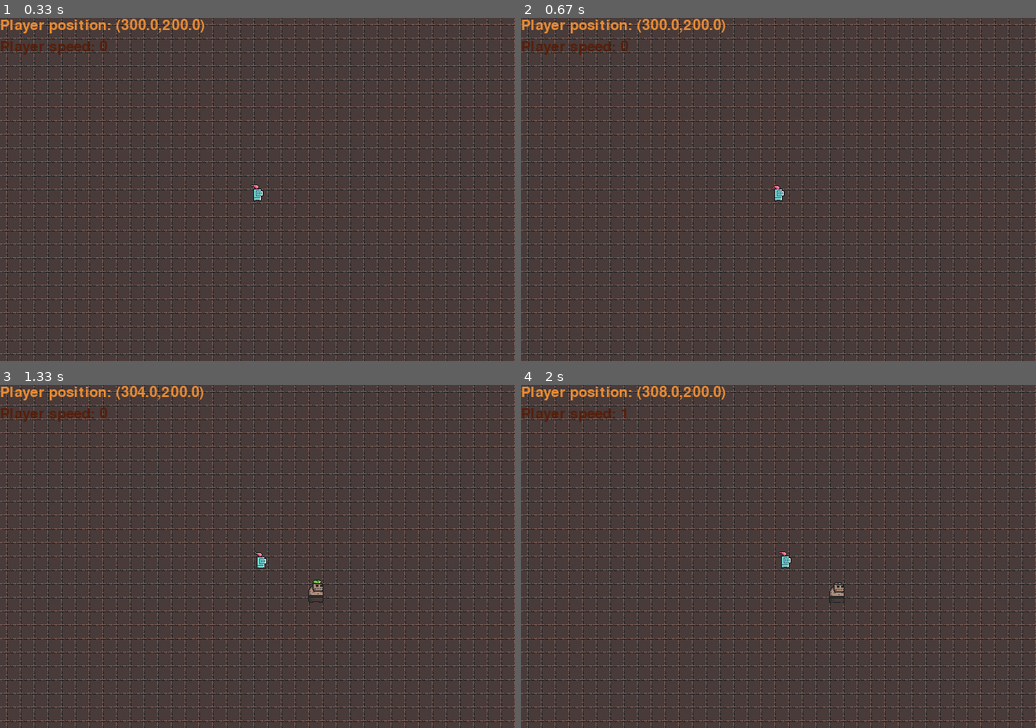
Above: before the commit, frames 1-4 (two rows, left to right).
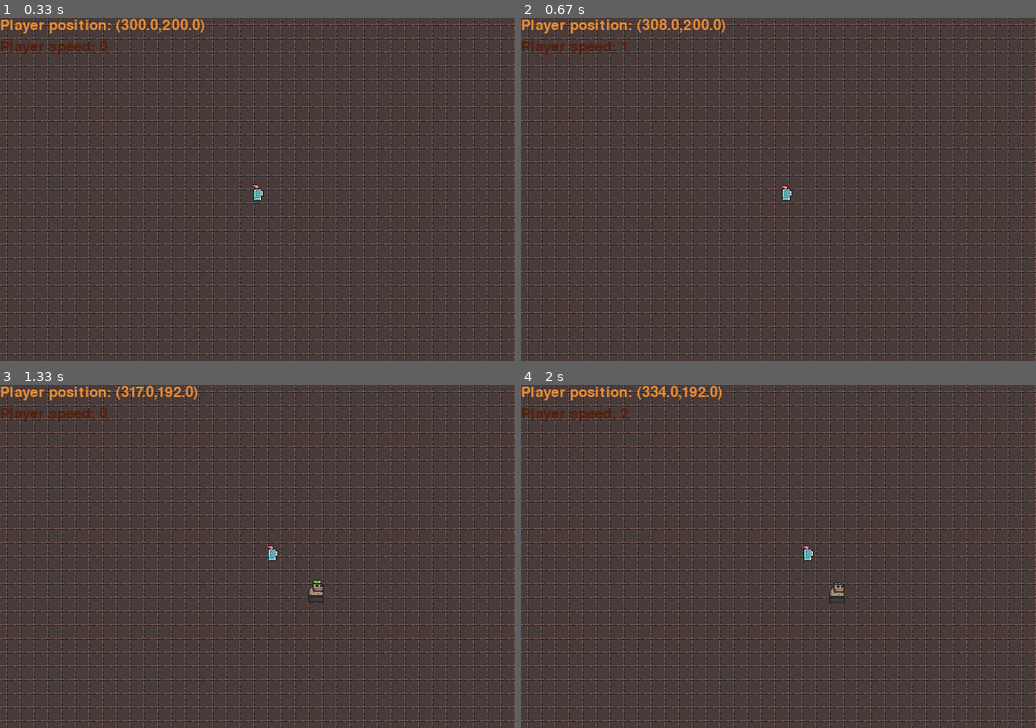
Above: after the commit, the same moments.

Repository: YoungTeurus/PYGame_Tutuorial
Game: pygame game, started from __main__.py
Same seed, same stepped clock (60 frames per second), same inputs: the game is played once before the commit and once after it.
Inputs (mouse positions are in pixels of both pictures, inside the frame that each line leads up to):
- Up to frame 1 (0.33 s): no input
- Up to frame 2 (0.67 s): hold D from 0.33 s (still down); move the mouse to (757, 203) at 0.37 s
- Up to frame 3 (1.33 s): release D at 0.8 s; hold W 0.83-1.13 s; press the mouse at (314, 587) at 1.2 s; move the mouse to (350, 515) at 1.3 s
- Up to frame 4 (2 s): release the mouse at (907, 443) at 1.43 s; hold D 1.5-1.97 s

Frame 1 is identical in both runs. In frame 2, 0.2% of the frame differs, in the area x 19-53%, y 0-54%; in frame 3, 0.5%, in the area x 25-54%, y 0-54%; in frame 4, 0.5%.

Commit message:
Рефакторинг удался(?), работа над парсером

Diff:
--- a/Objects.py
+++ b/Objects.py
@@ -1,9 +1,25 @@
 import random
 import pygame
+import inspect
+import os
+import sys
+import re
+
+from __main__ import window_w, window_h
+
+
+# Возвращает путь до папки скрипта
+def get_script_dir(follow_symlinks=True):
+    if getattr(sys, 'frozen', False):  # py2exe, PyInstaller, cx_Freeze
+        path = os.path.abspath(sys.executable)
+    else:
+        path = inspect.getabsfile(get_script_dir)
+    if follow_symlinks:
+        path = os.path.realpath(path)
+    return os.path.dirname(path)
+
 
 # Настройки
-from __main__ import window_w, window_h
-
 ticks_before_change_frame = 5  # Сколько тиков должно пройти перед сменой кадра
 
 
@@ -60,7 +76,7 @@
         pass
 
     def __str__(self):
-        return "(WorldObject,({x},{y}))".format(**{'x': self.x,
+        return "(WorldObject;({x},{y}))".format(**{'x': self.x,
                                                    'y': self.y})
 
 
@@ -71,10 +87,18 @@
     need_to_scale = False
     looking_left = False
 
-    def __init__(self, surface, x, y, image, size=None):
+    def __init__(self, surface, x, y, image_location=None, size=None):
         WorldObject.__init__(self, surface, x, y)
         pygame.sprite.Sprite.__init__(self)
-        self.image = image
+        # self.image = image_location
+        self.image_location = None
+        if image_location is not None:  # Такое может произойти только при загрузке наследующих классов
+            self.image_location = image_location
+            path_to_image = get_script_dir() + image_location
+            try:
+                self.image = pygame.image.load(path_to_image)
+            except pygame.error:
+                print("Can't find {} !".format(path_to_image))
         self.rect = self.image.get_rect()
         self.rect.x += int(self.x)
         self.rect.y += int(self.y)
@@ -113,15 +137,35 @@
             return True
         return False
 
+    def __str__(self):
+        return "(SpritedObject;({x},{y});{image_location}; ({w},{h}))".format(**{'x': self.x,
+                                                                                 'y': self.y,
+                                                                                 'image_location': self.image_location,
+                                                                                 'w': self.w,
+                                                                                 'h': self.h}
+                                                                              )
+
 
 # Класс объекта с анимацией
 class AnimatedObject(SpritedObject):
     frame = 0
     timer = 0
 
-    def __init__(self, surface, x, y, image_list, size=None):
-        SpritedObject.__init__(self, surface, x, y, image_list[0], size)
-        self.image_list = image_list
+    def __init__(self, surface, x, y, image_list_location, size=None):
+        self.image_list = []
+        self.image_list_location = image_list_location
+        # Необходимо получить массив загруженных картинок
+        # Получаем список файлов в переменную files
+        script_dir = get_script_dir()
+        files = os.listdir(script_dir + image_list_location)
+        # Фильтруем список
+        images = filter(lambda al: al.endswith('.png'), files)
+        for image in images:
+            self.image_list.append(pygame.image.load(script_dir + image_list_location + image))
+
+        # Устанавливаем первый кадр, как исходное изображение
+        self.image = self.image_list[0]
+        SpritedObject.__init__(self, surface, x, y, None, size)
         self.len_of_image_list = len(self.image_list)
 
     def move(self, dx, dy):
@@ -144,6 +188,14 @@
         self.frame = (self.frame + frames_to_skip) % self.len_of_image_list
         self.image = self.image_list[self.frame]
 
+    def __str__(self):
+        return "(AnimatedObject;({x},{y});{image_list_location}; ({w},{h}))".format(**{'x': self.x,
+                                                                                       'y': self.y,
+                                                                                       'image_list_location': self.image_list_location,
+                                                                                       'w': self.w,
+                                                                                       'h': self.h}
+                                                                                    )
+
 
 # Класс текстового объекта
 class TextObject(WorldObject):
@@ -163,3 +215,22 @@
 
     def set_text(self, text):
         self.text = text
+
+    def __str__(self):
+        return "(TextObject;({x},{y});{text})".format(**{'x': self.x,
+                                                         'y': self.y,
+                                                         'text': self.text}
+                                                      )
+
+
+# Метод, преобразующий строку в объект
+def parse_object_str(str):
+    avaliable_classes = ["WorldObject",
+                         "SpritedObject",
+                         "AnimatedObject"
+                         "TextObject",
+                         "Player"]
+    check_for_brackets = re.search(r"(.+)", "(w)")
+    if check_for_brackets[0] is not None:
+        arr = re.findall(r"[^;]+", str[1:-1])
+        print(arr)
--- a/Player.py
+++ b/Player.py
@@ -3,6 +3,8 @@
 
 # Настройки
 percent_of_running_animation = 0.5  # На сколько процентов от максимальной скорости
+
+
 # должен двигаться игрок, чтобы ускорить анимацию
 
 
@@ -14,13 +16,14 @@
     float_acceleration = 0
     is_moving = False
 
-    def __init__(self, surface, x, y, camera, image_list, size=None):
-        super().__init__(surface, x, y, image_list, size)
+    def __init__(self, surface, x, y, camera, image_list_location, size=None):
+        super().__init__(surface, x, y, image_list_location, size)
         self.camera = camera
 
     def player_move(self, direction):
         if self.is_moving is not True:  # Если игрок только начал двигаться
             self.float_acceleration = 0.1  # Придаём начальное ускорение
+            self.float_current_speed = 1
         else:
             self.float_acceleration *= 1.005
         if self.float_acceleration > self.max_speed:  # Ограничиваем макс. скорость
@@ -69,3 +72,11 @@
 
     def stop_moving(self):
         self.is_moving = False
+
+    def __str__(self):
+        return "(Player;({x},{y});{image_list_location}; ({w},{h}))".format(**{'x': self.x,
+                                                                               'y': self.y,
+                                                                               'image_list_location': self.image_list_location,
+                                                                               'w': self.w,
+                                                                               'h': self.h}
+                                                                            )
--- a/__main__.py
+++ b/__main__.py
@@ -1,27 +1,12 @@
 import pygame
 import random
-import inspect
-import os
-import sys
 
 # Размеры окошка
 window_w = 600
 window_h = 400
 
-from Objects import Camera, SpritedObject, AnimatedObject, TextObject
+from Objects import Camera, SpritedObject, AnimatedObject, TextObject, parse_object_str
 from Player import Player
-
-
-# Возвращает путь до папки скрипта
-def get_script_dir(follow_symlinks=True):
-    if getattr(sys, 'frozen', False):  # py2exe, PyInstaller, cx_Freeze
-        path = os.path.abspath(sys.executable)
-    else:
-        path = inspect.getabsfile(get_script_dir)
-    if follow_symlinks:
-        path = os.path.realpath(path)
-    return os.path.dirname(path)
-
 
 random.seed()
 
@@ -43,22 +28,6 @@
     pygame.display.set_caption("My game")
     clock = pygame.time.Clock()
 
-    # Предзагрузка картинок
-    directory_to_load = get_script_dir()
-    enemy_1_animation = [
-        pygame.image.load(directory_to_load + "\\sprites\\big_zombie_idle_anim_f0.png").convert_alpha(),
-        pygame.image.load(directory_to_load + "\\sprites\\big_zombie_idle_anim_f1.png").convert_alpha(),
-        pygame.image.load(directory_to_load + "\\sprites\\big_zombie_idle_anim_f2.png").convert_alpha(),
-        pygame.image.load(directory_to_load + "\\sprites\\big_zombie_idle_anim_f3.png").convert_alpha(),
-    ]
-    player_animation = [
-        pygame.image.load(directory_to_load + "\\sprites\\knight_f_idle_anim_f0.png").convert_alpha(),
-        pygame.image.load(directory_to_load + "\\sprites\\knight_f_idle_anim_f1.png").convert_alpha(),
-        pygame.image.load(directory_to_load + "\\sprites\\knight_f_idle_anim_f2.png").convert_alpha(),
-        pygame.image.load(directory_to_load + "\\sprites\\knight_f_idle_anim_f3.png").convert_alpha(),
-    ]
-    floor_img = pygame.image.load(directory_to_load + "\\sprites\\floor.png").convert_alpha()
-
     # Объявление карты и массива объектов
     map_tiles = []  # Карта, представляющая собой "пол"
     objects = []  # Все объекты, отрисовываемые на карте
@@ -67,14 +36,14 @@
     object_placed = False  # Флаг для установки объекта
 
     # Игрок
-    player = Player(window, window_w / 2, window_h / 2, Camera(), player_animation, (16, 28))
+    player = Player(window, window_w / 2, window_h / 2, Camera(), "\\sprites\\knight_f_idle_anim\\", (16, 28))
     objects.append(player)
 
     # Заполнение карты
     for i in range(50):
         for j in range(50):
             map_tiles.append(SpritedObject(window,
-                                           i * 16, j * 16, floor_img, (16, 16)
+                                           i * 16, j * 16, "\\sprites\\floor.png", (16, 16)
                                            )
                              )
     # Добавление текстовых объектов
@@ -103,7 +72,7 @@
                 objects.append(AnimatedObject(window,
                                               mouse_pos[0] - player.camera.x,
                                               mouse_pos[1] - player.camera.y,
-                                              enemy_1_animation, (32, 34)
+                                              "\\sprites\\big_zombie_idle_anim\\", (32, 34)
                                               )
                                )
                 object_placed = True  # Запрещаем создавать новые объекты до отжатия ЛКМ
@@ -113,14 +82,14 @@
         is_move_button_pressed = False  # Была ли нажата клавиша двжиения
         # Обработка событий клавиатуры
         # Сперва обрабатываются конфликтующие случаи, если они наступают, нажатия на клавиши игнорируются
-        if not(keyboard_pressed[pygame.K_a] and keyboard_pressed[pygame.K_d]):
+        if not (keyboard_pressed[pygame.K_a] and keyboard_pressed[pygame.K_d]):
             if keyboard_pressed[pygame.K_a]:
                 player.player_move('left')
                 is_move_button_pressed = True
             if keyboard_pressed[pygame.K_d]:
                 player.player_move('right')
                 is_move_button_pressed = True
-        if not(keyboard_pressed[pygame.K_w] and keyboard_pressed[pygame.K_s]):
+        if not (keyboard_pressed[pygame.K_w] and keyboard_pressed[pygame.K_s]):
             if keyboard_pressed[pygame.K_w]:
                 player.player_move('up')
                 is_move_button_pressed = True
@@ -155,6 +124,9 @@
         # Обновление экрана
         pygame.display.update()
 
+    for obj in objects:
+        print(obj)
+        parse_object_str(str(obj))
     pygame.quit()
 
 
Renamed: sprites/big_zombie_idle_anim_f0.png -> sprites/big_zombie_idle_anim/big_zombie_idle_anim_f0.png
Renamed: sprites/big_zombie_idle_anim_f1.png -> sprites/big_zombie_idle_anim/big_zombie_idle_anim_f1.png
Renamed: sprites/big_zombie_idle_anim_f2.png -> sprites/big_zombie_idle_anim/big_zombie_idle_anim_f2.png
Renamed: sprites/big_zombie_idle_anim_f3.png -> sprites/big_zombie_idle_anim/big_zombie_idle_anim_f3.png
Renamed: sprites/knight_f_idle_anim_f0.png -> sprites/knight_f_idle_anim/knight_f_idle_anim_f0.png
Renamed: sprites/knight_f_idle_anim_f1.png -> sprites/knight_f_idle_anim/knight_f_idle_anim_f1.png
Renamed: sprites/knight_f_idle_anim_f2.png -> sprites/knight_f_idle_anim/knight_f_idle_anim_f2.png
Renamed: sprites/knight_f_idle_anim_f3.png -> sprites/knight_f_idle_anim/knight_f_idle_anim_f3.png
